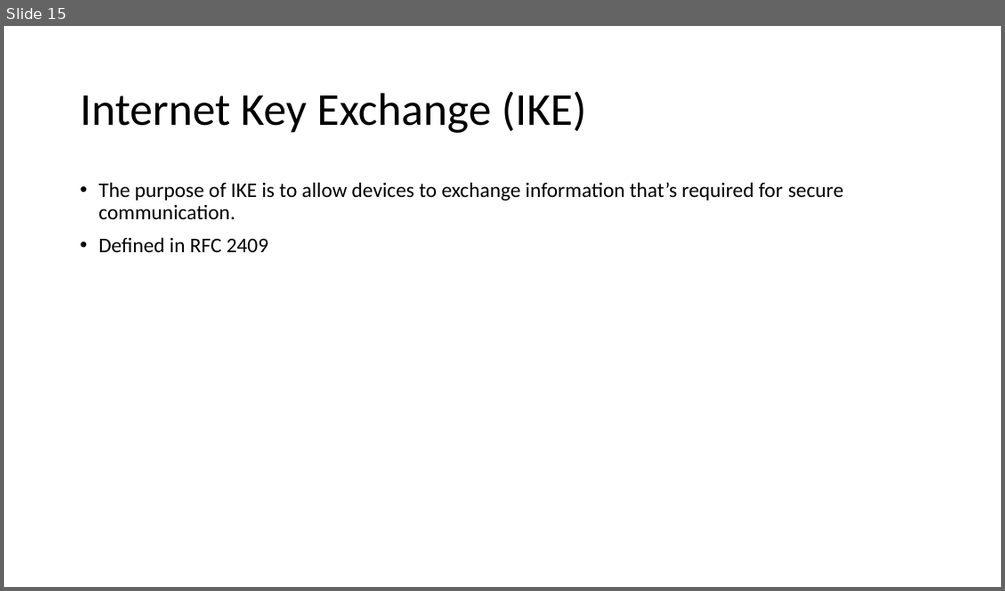
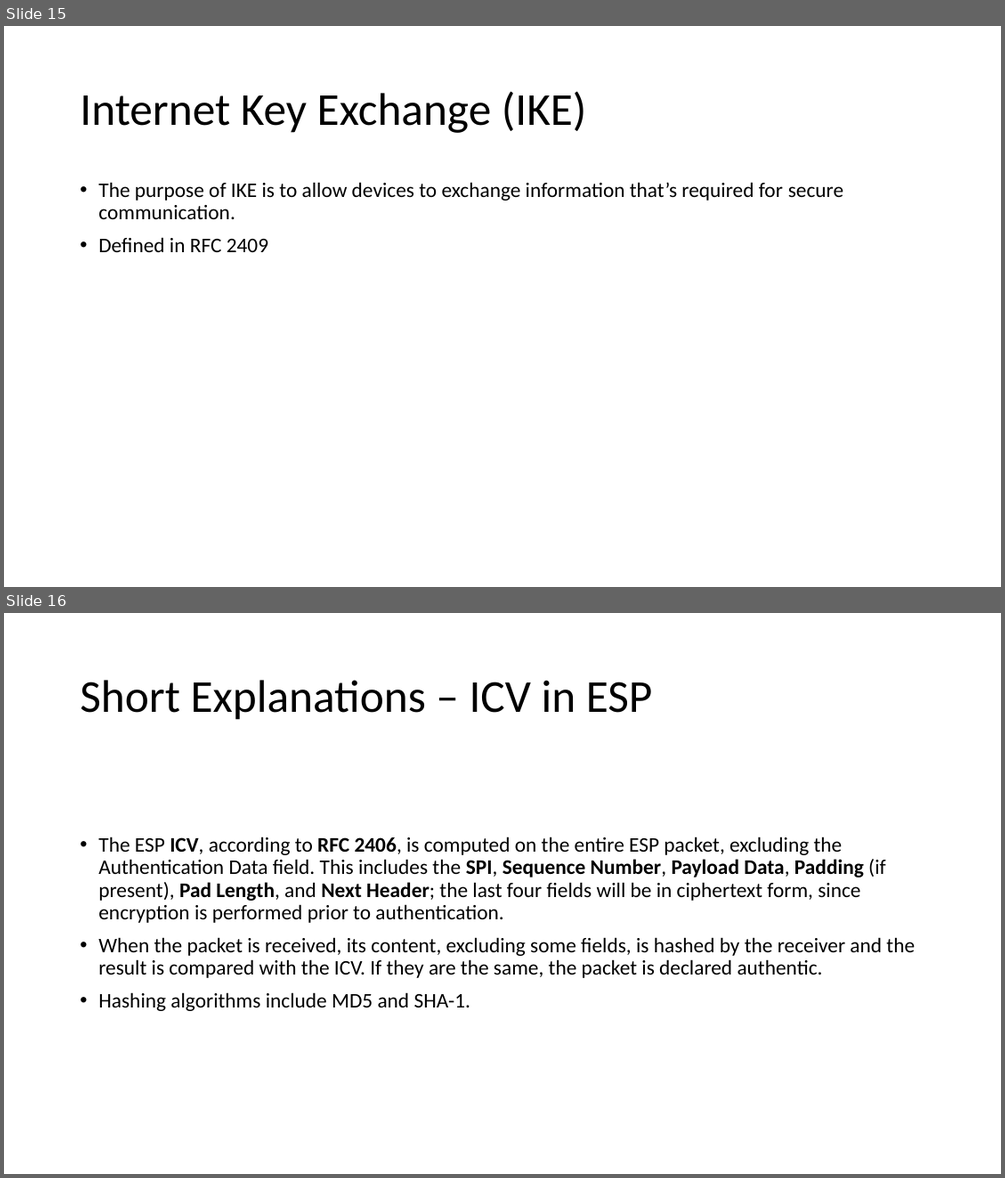
Before and after one commit to keskinadem/NetworkCryptology, a slide deck: Network/IPSEC.pptx. Shown one above the other, each under a label of ours: slide 15 before the commit, slides 15 and 16 after it. The pictures are 1005x591 and 1005x1178 pixels, drawn with LibreOffice and Linux fonts; fonts in the diff are those of the drawing. Boxes give left, top, right and bottom in pixels: in the first picture for what was removed or moved away, otherwise in the second. Text is boxed around its words. In the diff, an @@ line names an element or a change of style, - is before the commit and + after.

```diff
--- a/Network/IPSEC.pptx
+++ b/Network/IPSEC.pptx
@@ slide 16 added at (4,613,1001,1174), background #FFFFFF @@
@@ title added at (80,680,653,720), 44 pt, text #000000 @@
+Short Explanations – ICV in ESP
@@ text added at (98,836,914,1011), 20 pt, text #000000 @@
+• The ESP ICV, according to RFC 2406, is computed on the entire ESP packet, excluding the Authentication Data field. This includes the SPI, Sequence Number, Payload Data, Padding (if present), Pad Length, and Next Header; the last four fields will be in ciphertext form, since encryption is performed prior to authentication.
+• When the packet is received, its content, excluding some fields, is hashed by the receiver and the result is compared with the ICV. If they are the same, the packet is declared authentic.
+• Hashing algorithms include MD5 and SHA-1.
```
Also in this commit, not shown: 2 other slides added, 1 other file.
